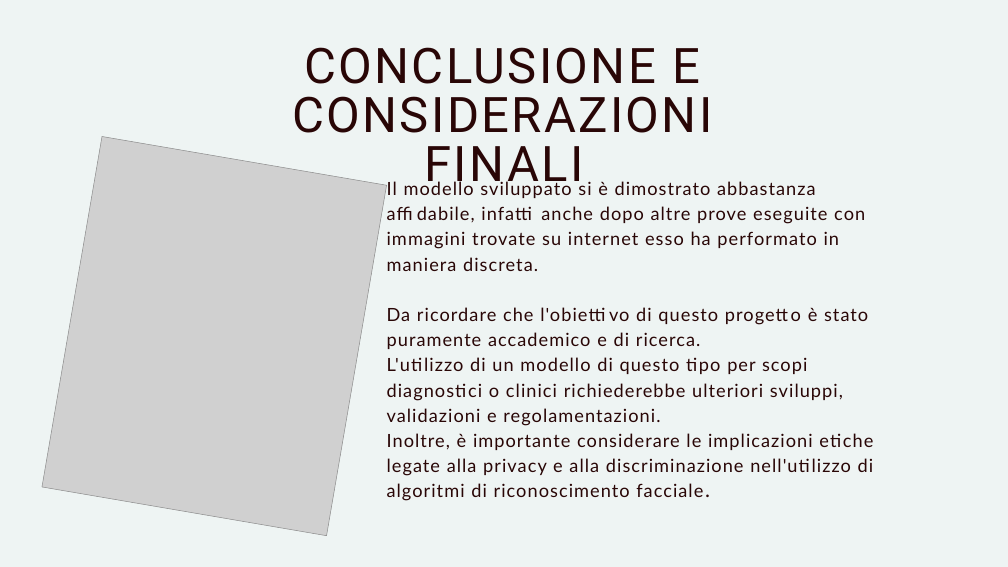
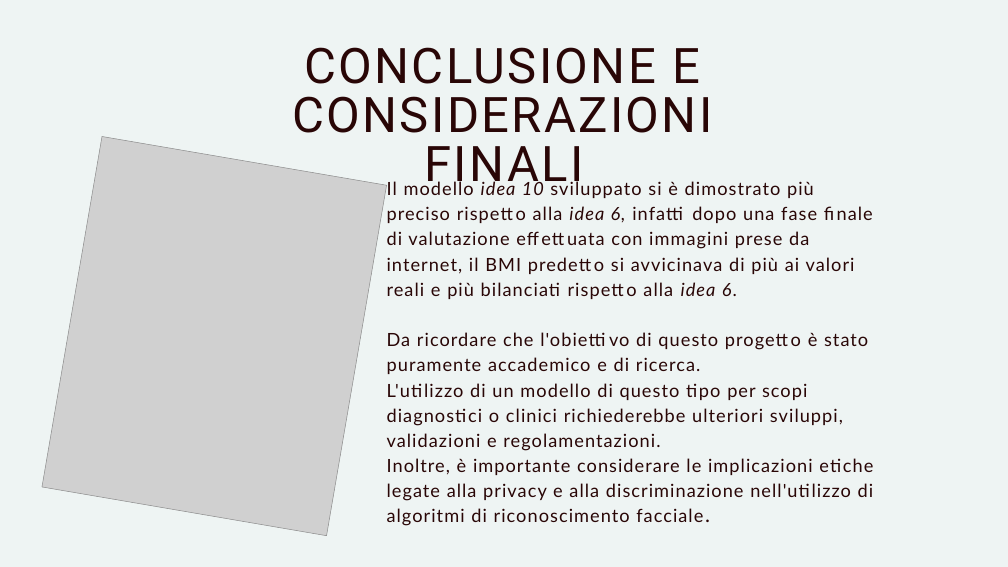
Before and after one commit to Vincy02/Face-to-BMI, a slide deck: slide 16 of Face-to-BMI.pptx (slide 14 before the commit). Drawn at 1008x567 pixels with LibreOffice and Linux fonts; fonts in the diff are those of the drawing; grey boxes stand for pictures. Boxes give left, top, right and bottom in pixels: in the first picture for what was removed or moved away, otherwise in the second. Text is boxed around its words. In the diff, an @@ line names an element or a change of style, - is before the commit and + after.

```diff
--- a/Face-to-BMI.pptx
+++ b/Face-to-BMI.pptx
@@ text at (x1=387, y1=180, x2=855, y2=299): text changed @@
-Il modello sviluppato si è dimostrato abbastanza affidabile, infatti anche dopo altre prove eseguite con immagini trovate su internet esso ha performato in maniera discreta.
+Il modello idea 10 sviluppato si è dimostrato più preciso rispetto alla idea 6, infatti dopo una fase finale di valutazione effettuata con immagini prese da internet, il BMI predetto si avvicinava di più ai valori reali e più bilanciati rispetto alla idea 6.
```
Also in this commit, not shown: 3 other slides changed, 2 slides added.
